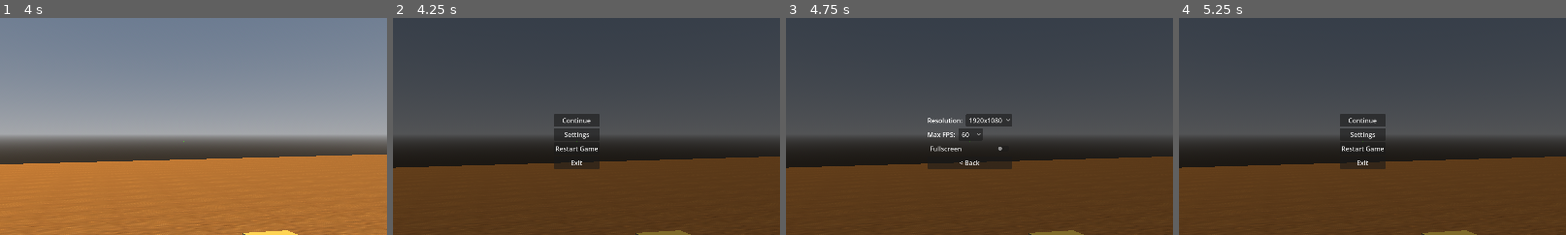
Above: before the commit, frames 1-4 (left to right).
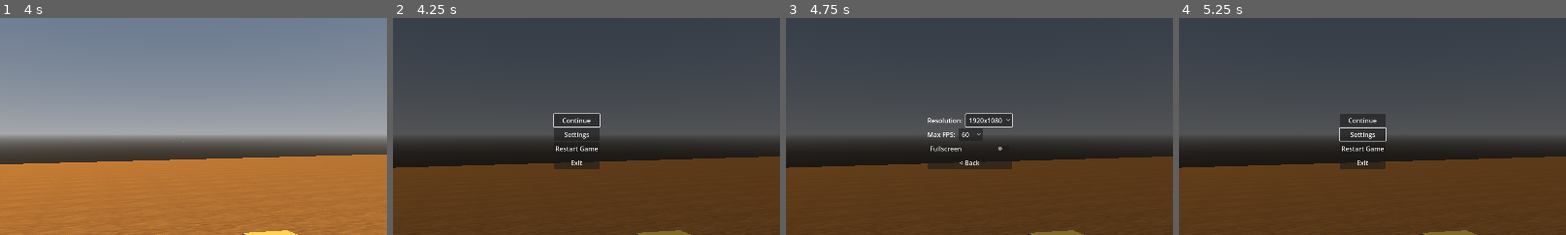
Above: after the commit, the same moments.

Repository: Shibalba/bricklayer
Game: Godot game, scene res://main.tscn
Same seed, same stepped clock (60 frames per second), same inputs: the game is played once before the commit and once after it. Sound files missing from this copy of the repository are replaced by a short silence.
Inputs (mouse positions are % of the whole screen's width and height, from its top left):
- Up to frame 1 (4 s): tap Enter at 0.5 s; move the mouse to (55, 50) at 0.52 s; hold Tab (ui_focus_next) 0.53-1.28 s; hold W (move_forward) from 0.53 s (still down); tap Space (jump) at 0.77, 1.52, 3.02, 3.77 s; move the mouse to (45, 50) at 1.27 s; click (45, 50) at 1.35 s; tap Tab (ui_focus_next) at 1.55, 2.3, 2.85 s; move the mouse to (52, 48) at 2.02 s; hold Right mouse button (right_click) 2.03-2.78 s; move the mouse to (49, 52) at 2.77 s; move the mouse to (57, 51) at 3.52 s; hold Tab (ui_focus_next) from 3.53 s (still down)
- Up to frame 2 (4.25 s): keep holding W (move_forward); keep holding Tab (ui_focus_next); tap Escape (ui_cancel) at 4.15 s
- Up to frame 3 (4.75 s): release W (move_forward) at 4.25 s; release Tab (ui_focus_next) at 4.25 s; click "Settings" at 4.25 s
- Up to frame 4 (5.25 s): click "< Back" at 5 s
The pictures show only the part of the screen within x 26-76%, y 22-71%; the shares and areas given below are measured in that part.

Frame 1 is identical in both runs. In frame 2, 0.1% of the frame differs, in the area x 41-54%, y 43-51%; in frame 3, 0.1%, in the area x 46-59%, y 43-51%; in frame 4, 0.1%.

Commit message:
Enhance pause menu functionality and input handling for gamepad support
Co-authored-by: Copilot <copilot@github.com>

Diff:
--- a/pause_menu.gd
+++ b/pause_menu.gd
@@ -11,6 +11,8 @@
 @onready var fps_button = $SettingsPage/FpsRow/FpsButton
 @onready var main_buttons = $MainButtons
 @onready var settings_page = $SettingsPage
+@onready var continue_button = $MainButtons/ContinueButton
+@onready var settings_button = $MainButtons/SettingsButton
 
 func _ready():
 	hide()
@@ -42,6 +44,26 @@
 	settings_page.hide()
 	main_buttons.show()
 
+
+func _unhandled_input(event: InputEvent) -> void:
+	if not visible:
+		return
+
+	# Keep cursor mode aligned with the active input device while paused.
+	if event is InputEventMouseMotion or event is InputEventMouseButton:
+		if Input.mouse_mode != Input.MOUSE_MODE_VISIBLE:
+			Input.mouse_mode = Input.MOUSE_MODE_VISIBLE
+	elif event is InputEventJoypadButton or event is InputEventJoypadMotion:
+		if Input.mouse_mode != Input.MOUSE_MODE_CAPTURED:
+			Input.mouse_mode = Input.MOUSE_MODE_CAPTURED
+
+	if event.is_action_pressed("menu_back"):
+		if settings_page.visible:
+			_on_back_button_pressed()
+		else:
+			toggle_pause()
+		get_viewport().set_input_as_handled()
+
 func set_max_fps_from_button() -> void:
 	var fps_text = fps_button.get_item_text(fps_button.selected)
 	var fps_value = int(fps_text)
@@ -60,11 +82,13 @@
 	# Hide the main menu, show settings
 	main_buttons.hide()
 	settings_page.show()
+	res_button.grab_focus()
 
 func _on_back_button_pressed():
 	# Hide settings, show main menu
 	settings_page.hide()
 	main_buttons.show()
+	settings_button.grab_focus()
 
 
 func _on_fullscreen_toggle_toggled(toggled_on: bool):
@@ -86,7 +110,7 @@
 	var window_pos = screen_center - (size / 2)
 	DisplayServer.window_set_position(window_pos)
 
-func toggle_pause():
+func toggle_pause(show_mouse_cursor: bool = true):
 	var new_pause_state = !get_tree().paused
 	get_tree().paused = new_pause_state
 	visible = new_pause_state
@@ -95,7 +119,8 @@
 		# Reset to show main buttons every time we open the menu
 		main_buttons.show()
 		settings_page.hide()
-		Input.mouse_mode = Input.MOUSE_MODE_VISIBLE
+		continue_button.grab_focus()
+		Input.mouse_mode = Input.MOUSE_MODE_VISIBLE if show_mouse_cursor else Input.MOUSE_MODE_CAPTURED
 	else:
 		Input.mouse_mode = Input.MOUSE_MODE_CAPTURED
 
--- a/player.gd
+++ b/player.gd
@@ -1,6 +1,8 @@
 extends CharacterBody3D
 
 @export var mouse_sensitivity = 0.002
+@export var stick_sensitivity = 1.5
+@export var stick_look_speed = 2.5
 @export var brick_scene: PackedScene = preload("res://brick.tscn")
 @export var build_range: float = 10.0
 var color_index: int = 0
@@ -27,7 +29,29 @@
 func _ready():
 	Input.mouse_mode = Input.MOUSE_MODE_CAPTURED
 
+
+func _input(event: InputEvent) -> void:
+	# While menu is open, let active device control cursor visibility.
+	if pause_menu and pause_menu.visible:
+		if event is InputEventMouseMotion or event is InputEventMouseButton:
+			if Input.mouse_mode != Input.MOUSE_MODE_VISIBLE:
+				Input.mouse_mode = Input.MOUSE_MODE_VISIBLE
+		elif event is InputEventJoypadButton or event is InputEventJoypadMotion:
+			if Input.mouse_mode != Input.MOUSE_MODE_CAPTURED:
+				Input.mouse_mode = Input.MOUSE_MODE_CAPTURED
+		return
+
+	# During gameplay, keep mouse captured for FPS camera control.
+	if get_tree().paused:
+		return
+	if event is InputEventMouseMotion or event is InputEventMouseButton or event is InputEventKey:
+		if Input.mouse_mode != Input.MOUSE_MODE_CAPTURED:
+			Input.mouse_mode = Input.MOUSE_MODE_CAPTURED
+
 func _unhandled_input(event):
+	if get_tree().paused:
+		return
+
 	if event is InputEventMouseMotion:
 		# Rotate the whole player left/right
 		rotate_y(-event.relative.x * mouse_sensitivity)
@@ -44,20 +68,18 @@
 	#if event.is_action_pressed("ui_focus_next"): # Tab or add keys 1, 2, 3 to Input Map
 		#current_color = Color(randf(), randf(), randf()) # Random color for fun
 
-	if event.is_action_pressed("ui_focus_next"): # The TAB key
+	if event.is_action_pressed("ui_focus_next"): # The TAB key or gamepad Y button
 		var colors = [Color.RED, Color.GREEN, Color.BLUE, Color.YELLOW, Color.PURPLE]
 		color_index += 1
 		color_index = color_index % colors.size()
 		current_color = colors[color_index]
 		print("Switched to color #", color_index, ": ", current_color)
 
-	if event.is_action_pressed("ui_cancel"): # This is the ESC key by default
-		if Input.mouse_mode == Input.MOUSE_MODE_CAPTURED:
-			Input.mouse_mode = Input.MOUSE_MODE_VISIBLE
-			if pause_menu:
-				pause_menu.toggle_pause()
-		else:
-			Input.mouse_mode = Input.MOUSE_MODE_CAPTURED
+	if event.is_action_pressed("ui_cancel"): # This is the ESC key or gamepad Start by default
+		# Toggle pause menu
+		if pause_menu:
+			var opened_with_controller := event is InputEventJoypadButton or event is InputEventJoypadMotion
+			pause_menu.toggle_pause(!opened_with_controller)
 
 
 func _physics_process(delta: float) -> void:
@@ -68,6 +90,16 @@
 	# Handle jump.
 	if Input.is_action_just_pressed("jump") and is_on_floor():
 		velocity.y = JUMP_VELOCITY
+
+	# --- GAMEPAD CAMERA LOOK ---
+	# Poll analog stick input for camera control (frame-rate independent)
+	var stick_x = Input.get_axis("look_horizontal_negative", "look_horizontal")
+	var stick_y = Input.get_axis("look_vertical_negative", "look_vertical")
+	if abs(stick_x) > 0 or abs(stick_y) > 0:
+		# Use a dedicated rad/sec speed for analog look to avoid extremely tiny rotation.
+		rotate_y(-stick_x * stick_look_speed * stick_sensitivity * delta)
+		$Head.rotate_x(-stick_y * stick_look_speed * stick_sensitivity * delta)
+		$Head.rotation.x = clamp($Head.rotation.x, -deg_to_rad(80), deg_to_rad(80))
 
 	# Get the input direction and handle the movement/deceleration.
 	# As good practice, you should replace UI actions with custom gameplay actions.
--- a/project.godot
+++ b/project.godot
@@ -31,42 +31,110 @@
 move_forward={
 "deadzone": 0.2,
 "events": [Object(InputEventKey,"resource_local_to_scene":false,"resource_name":"","device":0,"window_id":0,"alt_presse …(189 unchanged characters)…
+, Object(InputEventJoypadMotion,"resource_local_to_scene":false,"resource_name":"","device":-1,"axis":1,"axis_value":-1.0,"script":null)
 ]
 }
 move_backward={
 "deadzone": 0.2,
 "events": [Object(InputEventKey,"resource_local_to_scene":false,"resource_name":"","device":-1,"window_id":0,"alt_press …(192 unchanged characters)…
+, Object(InputEventJoypadMotion,"resource_local_to_scene":false,"resource_name":"","device":-1,"axis":1,"axis_value":1.0,"script":null)
 ]
 }
 move_left={
 "deadzone": 0.2,
 "events": [Object(InputEventKey,"resource_local_to_scene":false,"resource_name":"","device":-1,"window_id":0,"alt_press …(191 unchanged characters)…
+, Object(InputEventJoypadMotion,"resource_local_to_scene":false,"resource_name":"","device":-1,"axis":0,"axis_value":-1.0,"script":null)
 ]
 }
 move_right={
 "deadzone": 0.2,
 "events": [Object(InputEventKey,"resource_local_to_scene":false,"resource_name":"","device":-1,"window_id":0,"alt_press …(192 unchanged characters)…
+, Object(InputEventJoypadMotion,"resource_local_to_scene":false,"resource_name":"","device":-1,"axis":0,"axis_value":1.0,"script":null)
 ]
 }
 jump={
 "deadzone": 0.2,
 "events": [Object(InputEventKey,"resource_local_to_scene":false,"resource_name":"","device":-1,"window_id":0,"alt_press …(191 unchanged characters)…
-, Object(InputEventJoypadButton,"resource_local_to_scene":false,"resource_name":"","device":0,"button_index":0,"pressure":0.0,"pressed":false,"script":null)
+, Object(InputEventJoypadButton,"resource_local_to_scene":false,"resource_name":"","device":-1,"button_index":0,"pressure":0.0,"pressed":false,"script":null)
 ]
 }
 left_click={
 "deadzone": 0.2,
 "events": [Object(InputEventMouseButton,"resource_local_to_scene":false,"resource_name":"","device":-1,"window_id":0,"a …(253 unchanged characters)…
+, Object(InputEventJoypadMotion,"resource_local_to_scene":false,"resource_name":"","device":-1,"axis":5,"axis_value":0.5,"script":null)
 ]
 }
 right_click={
 "deadzone": 0.2,
 "events": [Object(InputEventMouseButton,"resource_local_to_scene":false,"resource_name":"","device":-1,"window_id":0,"a …(253 unchanged characters)…
+, Object(InputEventJoypadMotion,"resource_local_to_scene":false,"resource_name":"","device":0,"axis":4,"axis_value":0.5,"script":null)
+]
+}
+look_horizontal={
+"deadzone": 0.15,
+"events": [Object(InputEventJoypadMotion,"resource_local_to_scene":false,"resource_name":"","device":-1,"axis":2,"axis_value":1.0,"script":null)
+]
+}
+look_horizontal_negative={
+"deadzone": 0.15,
+"events": [Object(InputEventJoypadMotion,"resource_local_to_scene":false,"resource_name":"","device":-1,"axis":2,"axis_value":-1.0,"script":null)
+]
+}
+look_vertical={
+"deadzone": 0.15,
+"events": [Object(InputEventJoypadMotion,"resource_local_to_scene":false,"resource_name":"","device":-1,"axis":3,"axis_value":1.0,"script":null)
+]
+}
+look_vertical_negative={
+"deadzone": 0.15,
+"events": [Object(InputEventJoypadMotion,"resource_local_to_scene":false,"resource_name":"","device":-1,"axis":3,"axis_value":-1.0,"script":null)
 ]
 }
 R={
 "deadzone": 0.2,
 "events": []
+}
+
+ui_up={
+"deadzone": 0.5,
+"events": [Object(InputEventKey,"resource_local_to_scene":false,"resource_name":"","device":-1,"window_id":0,"alt_pressed":false,"shift_pressed":false,"ctrl_pressed":false,"meta_pressed":false,"pressed":false,"keycode":4194320,"physical_keycode":0,"key_label":0,"unicode":0,"location":0,"echo":false,"script":null)
+, Object(InputEventJoypadButton,"resource_local_to_scene":false,"resource_name":"","device":-1,"button_index":11,"pressure":0.0,"pressed":false,"script":null)
+]
+}
+
+ui_down={
+"deadzone": 0.5,
+"events": [Object(InputEventKey,"resource_local_to_scene":false,"resource_name":"","device":-1,"window_id":0,"alt_pressed":false,"shift_pressed":false,"ctrl_pressed":false,"meta_pressed":false,"pressed":false,"keycode":4194322,"physical_keycode":0,"key_label":0,"unicode":0,"location":0,"echo":false,"script":null)
+, Object(InputEventJoypadButton,"resource_local_to_scene":false,"resource_name":"","device":-1,"button_index":12,"pressure":0.0,"pressed":false,"script":null)
+]
+}
+
+ui_accept={
+"deadzone": 0.5,
+"events": [Object(InputEventKey,"resource_local_to_scene":false,"resource_name":"","device":-1,"window_id":0,"alt_pressed":false,"shift_pressed":false,"ctrl_pressed":false,"meta_pressed":false,"pressed":false,"keycode":4194309,"physical_keycode":0,"key_label":0,"unicode":0,"location":0,"echo":false,"script":null)
+, Object(InputEventJoypadButton,"resource_local_to_scene":false,"resource_name":"","device":-1,"button_index":0,"pressure":0.0,"pressed":false,"script":null)
+]
+}
+
+menu_back={
+"deadzone": 0.5,
+"events": [Object(InputEventKey,"resource_local_to_scene":false,"resource_name":"","device":-1,"window_id":0,"alt_pressed":false,"shift_pressed":false,"ctrl_pressed":false,"meta_pressed":false,"pressed":false,"keycode":4194305,"physical_keycode":0,"key_label":0,"unicode":0,"location":0,"echo":false,"script":null)
+, Object(InputEventJoypadButton,"resource_local_to_scene":false,"resource_name":"","device":-1,"button_index":1,"pressure":0.0,"pressed":false,"script":null)
+]
+}
+
+ui_focus_next={
+"deadzone": 0.5,
+"events": [Object(InputEventKey,"resource_local_to_scene":false,"resource_name":"","device":-1,"window_id":0,"alt_pressed":false,"shift_pressed":false,"ctrl_pressed":false,"meta_pressed":false,"pressed":false,"keycode":4194306,"physical_keycode":0,"key_label":0,"unicode":0,"location":0,"echo":false,"script":null)
+, Object(InputEventJoypadButton,"resource_local_to_scene":false,"resource_name":"","device":-1,"button_index":3,"pressure":0.0,"pressed":false,"script":null)
+]
+}
+
+ui_cancel={
+"deadzone": 0.5,
+"events": [Object(InputEventKey,"resource_local_to_scene":false,"resource_name":"","device":-1,"window_id":0,"alt_pressed":false,"shift_pressed":false,"ctrl_pressed":false,"meta_pressed":false,"pressed":false,"keycode":4194305,"physical_keycode":0,"key_label":0,"unicode":0,"location":0,"echo":false,"script":null)
+, Object(InputEventJoypadButton,"resource_local_to_scene":false,"resource_name":"","device":-1,"button_index":6,"pressure":0.0,"pressed":false,"script":null)
+]
 }
 
 [physics]
